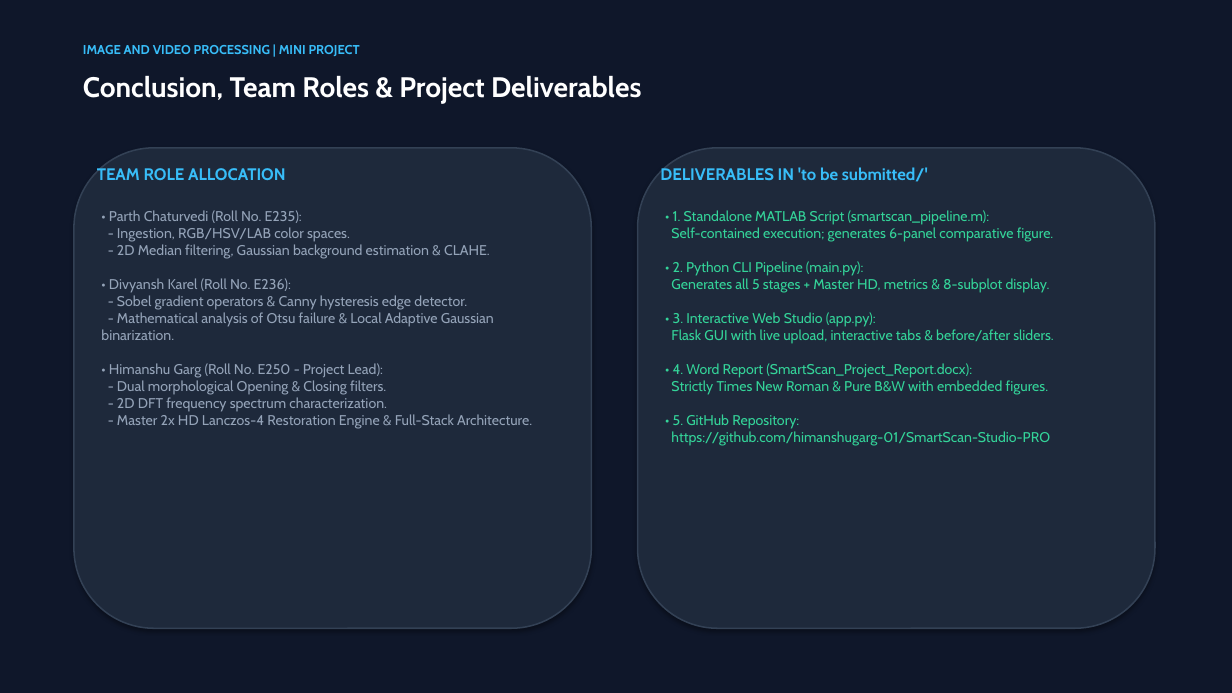
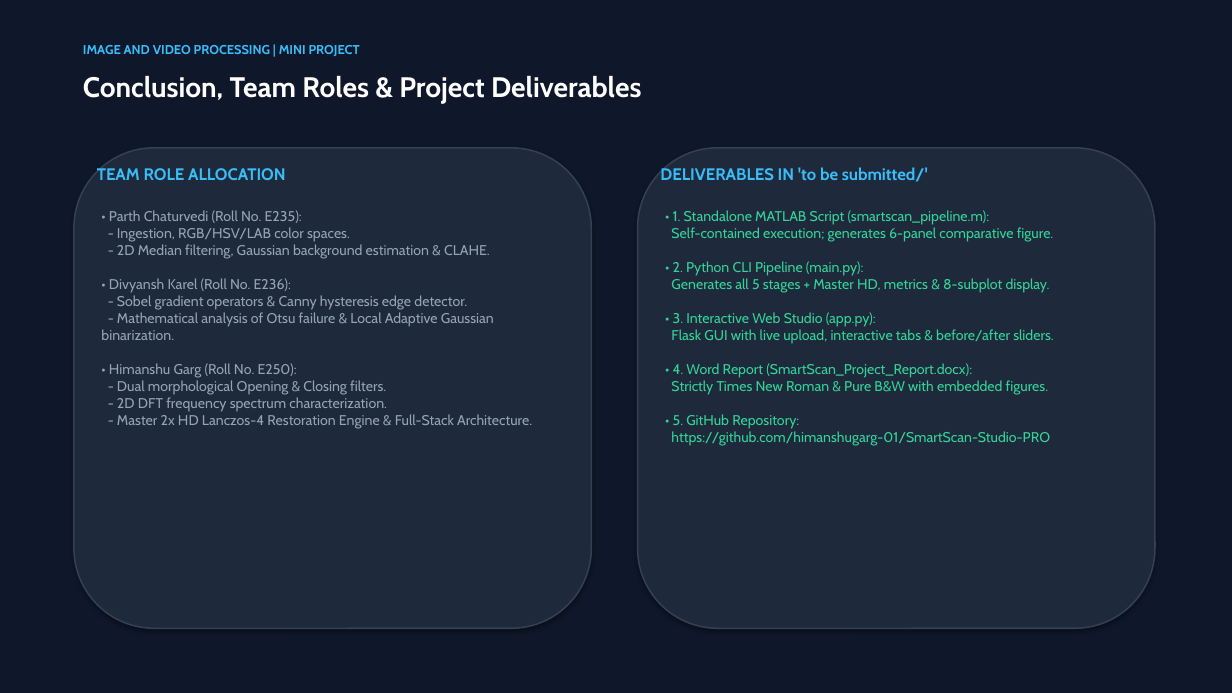
Before and after one commit to Himanshu-G28/IVP--SmartScan-Intelligent-Document-Enhancement-and-Segmentation-System, a slide deck: slide 12 of to be submitted/SmartScan_Project_Presentation.pptx. Drawn at 1232x693 pixels with LibreOffice and Linux fonts; fonts in the diff are those of the drawing. Boxes give left, top, right and bottom in pixels: in the first picture for what was removed or moved away, otherwise in the second. Text is boxed around its words. In the diff, an @@ line names an element or a change of style, - is before the commit and + after.

```diff
--- a/to be submitted/SmartScan_Project_Presentation.pptx
+++ b/to be submitted/SmartScan_Project_Presentation.pptx
@@ text at (x1=101, y1=210, x2=532, y2=429): text changed @@
-• Parth Chaturvedi (Roll No. E235):
-- Ingestion, RGB/HSV/LAB color spaces.
-- 2D Median filtering, Gaussian background estimation & CLAHE.
-• Divyansh Karel (Roll No. E236):
-- Sobel gradient operators & Canny hysteresis edge detector.
-- Mathematical analysis of Otsu failure & Local Adaptive Gaussian binarization.
-• Himanshu Garg (Roll No. E250 - Project Lead):
-- Dual morphological Opening & Closing filters.
-- 2D DFT frequency spectrum characterization.
-- Master 2x HD Lanczos-4 Restoration Engine & Full-Stack Architecture.
+• Parth Chaturvedi (Roll No. E235):
+- Ingestion, RGB/HSV/LAB color spaces.
+- 2D Median filtering, Gaussian background estimation & CLAHE.
+• Divyansh Karel (Roll No. E236):
+- Sobel gradient operators & Canny hysteresis edge detector.
+- Mathematical analysis of Otsu failure & Local Adaptive Gaussian binarization.
+• Himanshu Garg (Roll No. E250):
+- Dual morphological Opening & Closing filters.
+- 2D DFT frequency spectrum characterization.
+- Master 2x HD Lanczos-4 Restoration Engine & Full-Stack Architecture.
```
Also in this commit, not shown: 1 other slide changed, 23 other files.
